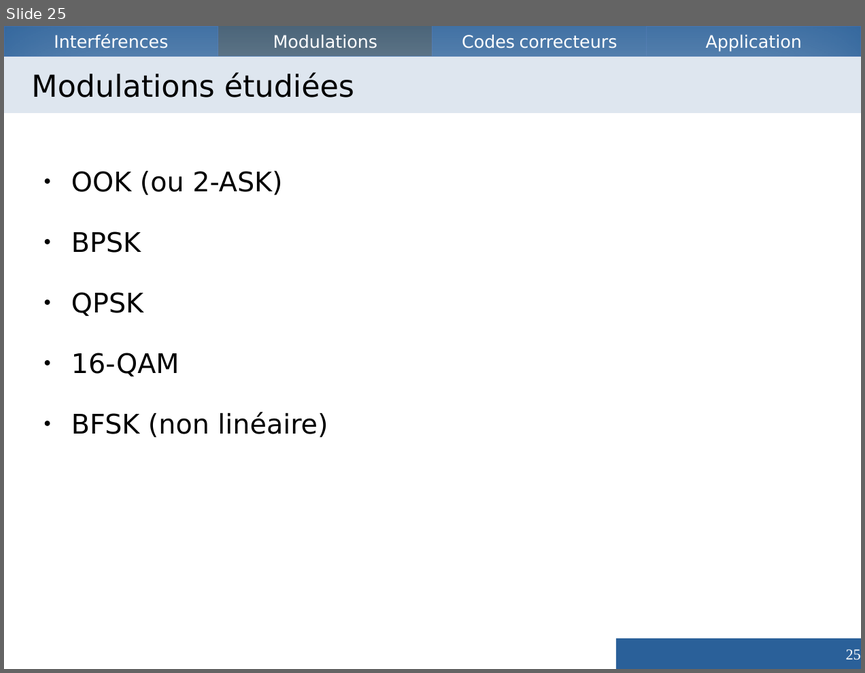
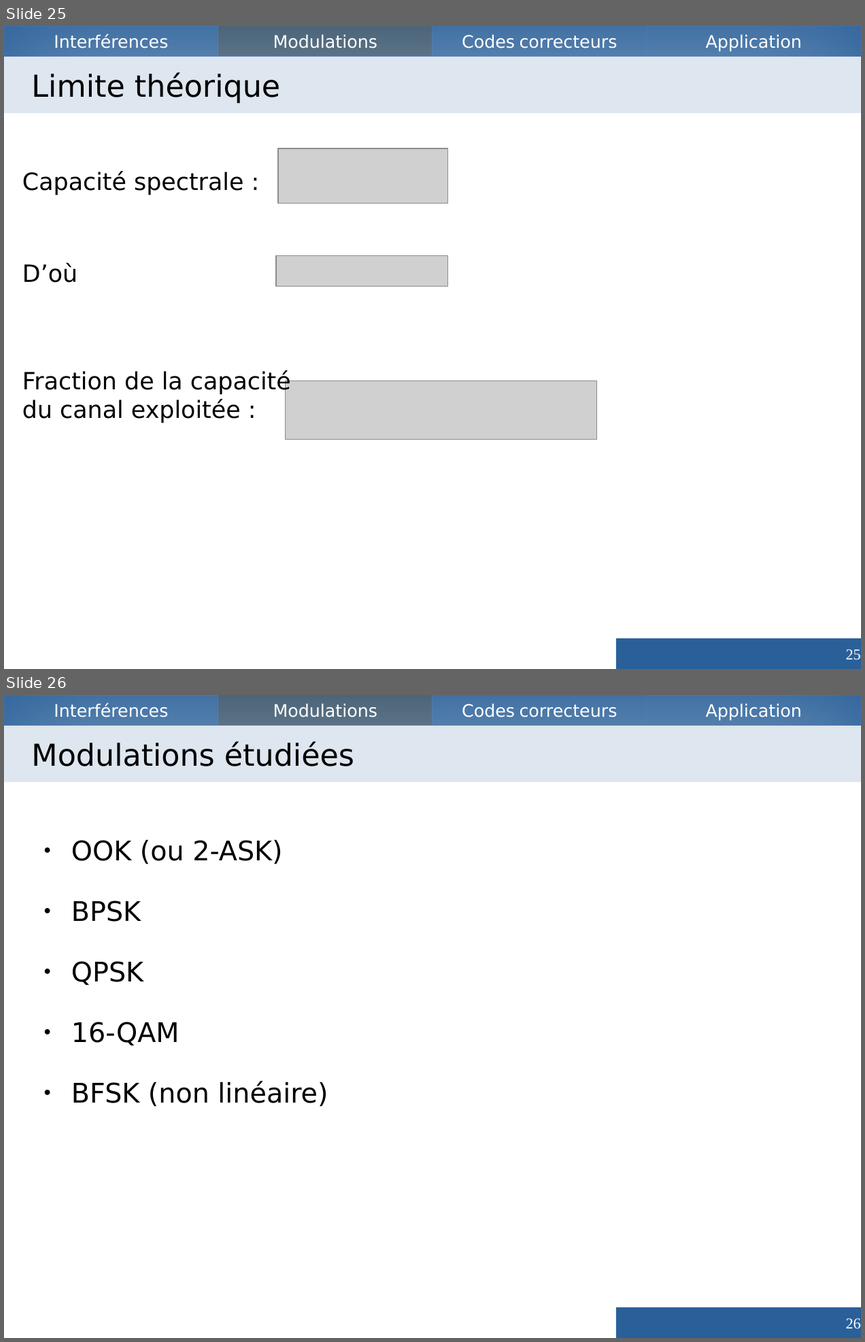
Before and after one commit to Vzrod/tipe, a slide deck: TIPE.odp. Shown one above the other, each under a label of ours: slide 25 before the commit, slides 25 and 26 after it. The pictures are 865x673 and 865x1342 pixels, drawn with LibreOffice and Linux fonts; fonts in the diff are those of the drawing; grey boxes stand for pictures. Boxes give left, top, right and bottom in pixels: in the first picture for what was removed or moved away, otherwise in the second. Text is boxed around its words. In the diff, an @@ line names an element or a change of style, - is before the commit and + after.

```diff
--- a/TIPE.odp
+++ b/TIPE.odp
@@ slide 25 added at bbox=[4, 26, 861, 669], background #FFFFFF; not listed: 4 template elements that a slide beside it also shows @@
@@ title added at bbox=[4, 57, 861, 113], fill #DEE6EF, 28 pt, text #000000 @@
+Limite théorique
@@ picture added at bbox=[279, 148, 448, 203] @@
@@ text added at bbox=[22, 171, 243, 195], 22 pt, text #000000 @@
+Capacité spectrale :
@@ text added at bbox=[22, 263, 77, 282], 22 pt, text #000000 @@
+D’où
@@ picture added at bbox=[276, 256, 448, 286] @@
@@ text added at bbox=[22, 370, 291, 423], 22 pt, text #000000 @@
+Fraction de la capacité du canal exploitée :
@@ picture added at bbox=[286, 380, 596, 439] @@
@@ page number added at bbox=[616, 638, 861, 668], fill #2A6099, 14 pt, text #FFFFFF @@
+25
@@ what was slide 25 is now slide 26 @@
@@ page number at bbox=[846, 1318, 861, 1329]: text changed @@
-25
+26
```
Also in this commit, not shown: 4 slides changed, 1 other slide added, 6 other files.
